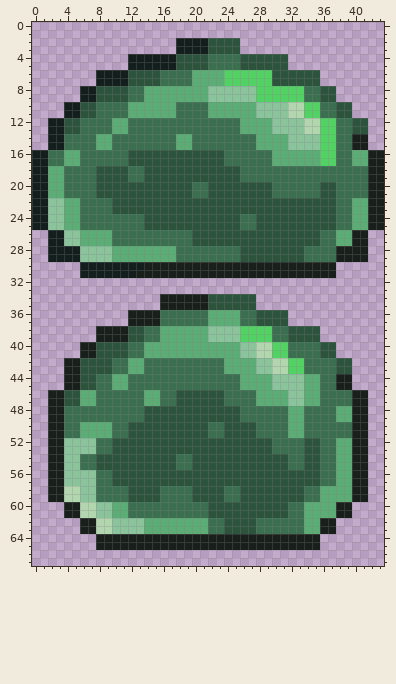
A sprite sheet gets an edit: Content/NPCs/Enemies/Moon/RadioactiveSlime.png. The picture above was drawn from the file before the commit.
The file is 44x68 pixels.
Now the later version:
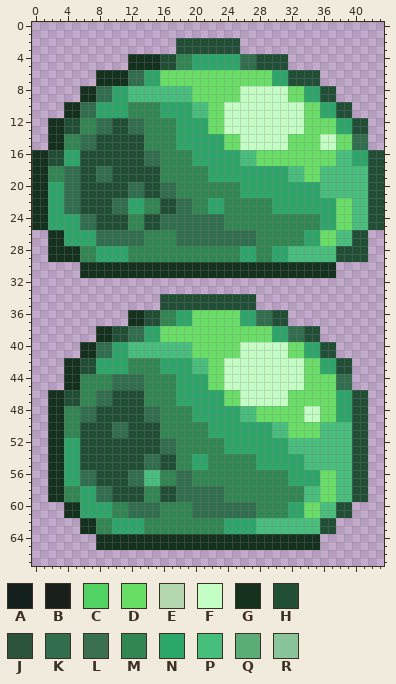
Palette (. is transparent): A #131f1d  B #191f1b  C #51d364  D #66df64  E #b2d7af  F #c3ffc5  G #13311d  H #214f36  J #2c533b  K #306e4d  L #3a704f  M #318751  N #2ba76a  P #46bf7c  Q #5aad74  R #89c49b
The author wrote: Ilmenite no longer sends things into orbit. Radioactive slime resprite
The edit:
@@ x 0..43 @@
  1 ............................................
- 2 ..................AAAAJJJJ..................
- 3 ..................AAAAJJJJ..................
- 4 ............AAAAAAJJJJLLLLJJJJJJ............
- 5 ............AAAAAAJJJJLLLLJJJJJJ............
- 6 ........AAAAJJJJLLLLQQQQCCCCCCJJJJJJ........
- 7 ........AAAAJJJJLLLLQQQQCCCCCCJJJJJJ........
- 8 ......AAJJJJLLQQQQQQQQRRRRRRCCCCCCLLJJ......
- 9 ......AAJJJJLLQQQQQQQQRRRRRRCCCCCCLLJJ......
-10 ....AAJJLLLLQQQQQQLLLLQQQQQQRRRREECCLLJJ....
-11 ....AAJJLLLLQQQQQQLLLLQQQQQQRRRREECCLLJJ....
-12 ..AAJJLLLLQQLLLLLLLLLLLLLLQQQQRRRREECCLLJJ..
-13 ..AAJJLLLLQQLLLLLLLLLLLLLLQQQQRRRREECCLLJJ..
-14 ..AALLLLQQLLLLLLLLQQLLLLLLLLQQQQRRRRCCLLBB..
-15 ..AALLLLQQLLLLLLLLQQLLLLLLLLQQQQRRRRCCLLBB..
-16 AALLQQLLLLLLJJJJJJJJJJJJLLLLLLQQQQQQCCLLQQBB
-17 AALLQQLLLLLLJJJJJJJJJJJJLLLLLLQQQQQQCCLLQQBB
-18 AAQQLLLLJJJJLLJJJJJJJJJJJJLLLLLLLLLLLLLLLLBB
-19 AAQQLLLLJJJJLLJJJJJJJJJJJJLLLLLLLLLLLLLLLLBB
-20 AAQQLLLLJJJJJJJJJJJJLLJJJJJJJJLLLLLLJJLLLLBB
-21 AAQQLLLLJJJJJJJJJJJJLLJJJJJJJJLLLLLLJJLLLLBB
-22 AARRQQLLLLJJJJJJJJJJJJJJJJJJJJJJJJJJJJLLQQBB
-23 AARRQQLLLLJJJJJJJJJJJJJJJJJJJJJJJJJJJJLLQQBB
-24 AARRQQLLLLLLLLJJJJJJJJJJJJLLJJJJJJJJJJLLQQBB
-25 AARRQQLLLLLLLLJJJJJJJJJJJJLLJJJJJJJJJJLLQQBB
-26 ..AARRQQQQLLLLLLLLLLJJJJJJJJJJJJJJJJLLQQBB..
-27 ..AARRQQQQLLLLLLLLLLJJJJJJJJJJJJJJJJLLQQBB..
-28 ..AAAARRRRQQQQQQQQLLLLLLLLJJJJJJJJLLLLBBBB..
-29 ..AAAARRRRQQQQQQQQLLLLLLLLJJJJJJJJLLLLBBBB..
-30 ......AAAAAAAABBBBBBBBBBBBBBBBBBBBBBBB......
-31 ......AAAAAAABBBBBBBBBBBBBBBBBBBBBBBBB......
+ 2 ..................HHHHHHHH..................
+ 3 ..................HHHHHHHH..................
+ 4 ............GGGGHHMMNNNNNNKKHHHH............
+ 5 ............GGGGHHMMNNNNNNKKHHHH............
+ 6 ........GGGGKKNNDDDDDDDDDDDDDDNNHHHH........
+ 7 ........GGGGKKNNDDDDDDDDDDDDDDNNHHHH........
+ 8 ......GGKKNNPPPPPPPPDDDDDDFFFFFFDDNNHH......
+ 9 ......GGKKNNPPPPPPPPDDDDDDFFFFFFDDNNHH......
+10 ....GGKKNNNNMMMMNNNNPPDDFFFFFFFFFFDDNNHH....
+11 ....GGKKNNNNMMMMNNNNPPDDFFFFFFFFFFDDNNHH....
+12 ..GGHHMMKKHHKKMMMMNNNNDDFFFFFFFFFFDDDDNNHH..
+13 ..GGHHMMKKHHKKMMMMNNNNDDFFFFFFFFFFDDDDNNHH..
+14 ..GGMMKKHHHHHHMMMMNNNNNNDDFFFFFFDDDDFFDDKK..
+15 ..GGMMKKHHHHHHMMMMNNNNNNDDFFFFFFDDDDFFDDKK..
+16 GGHHNNHHHHHHHHKKMMMMNNNNNNPPDDDDDDDDDDPPNNHH
+17 GGHHNNHHHHHHHHKKMMMMNNNNNNPPDDDDDDDDDDPPNNHH
+18 GGMMKKHHKKHHHHHHMMMMMMNNNNNNNNNNPPDDPPPPPPHH
+19 GGMMKKHHKKHHHHHHMMMMMMNNNNNNNNNNPPDDPPPPPPHH
+20 GGNNKKHHHHHHKKHHKKMMMMMMMMNNNNNNNNNNPPPPPPHH
+21 GGNNKKHHHHHHKKHHKKMMMMMMMMNNNNNNNNNNPPPPPPHH
+22 GGNNKKHHHHKKNNMMHHKKMMNNMMMMMMNNNNNNNNDDPPHH
+23 GGNNKKHHHHKKNNMMHHKKMMNNMMMMMMNNNNNNNNDDPPHH
+24 GGNNNNKKHHHHMMHHKKKKKKKKMMMMMMMMMMMMNNDDPPHH
+25 GGNNNNKKHHHHMMHHKKKKKKKKMMMMMMMMMMMMNNDDPPHH
+26 ..GGNNNNKKKKKKMMMMKKKKKKKKKKMMMMMMNNDDPPHH..
+27 ..GGNNNNKKKKKKMMMMKKKKKKKKKKMMMMMMNNDDPPHH..
+28 ..GGGGMMNNNNMMMMMMMMMMMMMMNNMMNNPPPPPPHHHH..
+29 ..GGGGMMNNNNMMMMMMMMMMMMMMNNMMNNPPPPPPHHHH..
+30 ......GGGGGGGGGGGGGGGGGGGGGGGGGGGGGGGG......
+31 ......GGGGGGGGGGGGGGGGGGGGGGGGGGGGGGGG......
 32 ............................................
 33 ............................................
-34 ................BBBBBBJJJJJJ................
-35 ................BBBBBBJJJJJJ................
-36 ............BBBBLLLLLLQQQQLLJJJJ............
-37 ............BBBBLLLLLLQQQQLLJJJJ............
-38 ........BBBBJJLLQQQQQQRRRRCCCCLLJJJJ........
-39 ........BBBBJJLLQQQQQQRRRRCCCCLLJJJJ........
-40 ......BBJJJJLLQQQQQQQQQQQQRREECCLLLLJJ......
-41 ......BBJJJJLLQQQQQQQQQQQQRREECCLLLLJJ......
-42 ....BBJJJJLLQQLLLLLLLLLLQQQQRREECCLLLLJJ....
-43 ....BBJJJJLLQQLLLLLLLLLLQQQQRREECCLLLLJJ....
-44 ....BBJJLLQQLLLLLLLLLLLLLLQQQQRRRRQQLLBB....
-45 ....BBJJLLQQLLLLLLLLLLLLLLQQQQRRRRQQLLBB....
-46 ..BBJJQQLLLLLLQQLLJJJJJJLLLLQQQQRRQQLLLLBB..
-47 ..BBJJQQLLLLLLQQLLJJJJJJLLLLQQQQRRQQLLLLBB..
-48 ..BBLLLLLLLLLLJJJJJJJJJJJJLLLLLLQQLLLLQQBB..
-49 ..BBLLLLLLLLLLJJJJJJJJJJJJLLLLLLQQLLLLQQBB..
-50 ..BBLLQQQQLLJJJJJJJJJJLLJJJJLLLLQQLLLLLLBB..
-51 ..BBLLQQQQLLJJJJJJJJJJLLJJJJLLLLQQLLLLLLBB..
-52 ..BBRRRRLLJJJJJJJJJJJJJJJJJJJJLLLLJJLLQQBB..
-53 ..BBRRRRLLJJJJJJJJJJJJJJJJJJJJLLLLJJLLQQBB..
-54 ..BBRRLLJJJJJJJJJJLLJJJJJJJJJJJJLLJJLLQQBB..
-55 ..BBRRLLJJJJJJJJJJLLJJJJJJJJJJJJLLJJLLQQBB..
-56 ..BBRRRRLLJJJJJJJJJJJJJJJJJJJJJJJJJJLLQQBB..
-57 ..BBRRRRLLJJJJJJJJJJJJJJJJJJJJJJJJJJLLQQBB..
-58 ..BBEERRLLLLJJJJLLLLJJJJLLJJJJJJJJLLQQQQBB..
-59 ..BBEERRLLLLJJJJLLLLJJJJLLJJJJJJJJLLQQQQBB..
-60 ....BBEERRQQLLLLLLLLLLJJJJJJJJJJLLQQQQBB....
-61 ....BBEERRQQLLLLLLLLLLJJJJJJJJJJLLQQQQBB....
-62 ......BBEERRRRQQQQQQQQLLJJJJLLLLLLQQBB......
-63 ......BBEERRRRQQQQQQQQLLJJJJLLLLLLQQBB......
-64 ........BBBBBBBBBBBBBBBBBBBBBBBBBBBB........
-65 ........BBBBBBBBBBBBBBBBBBBBBBBBBBBB........
+34 ................HHHHHHHHHHHH................
+35 ................HHHHHHHHHHHH................
+36 ............GGHHMMNNDDDDDDNNKKHH............
+37 ............GGHHMMNNDDDDDDNNKKHH............
+38 ........GGHHKKNNDDDDDDDDDDDDDDNNKKHH........
+39 ........GGHHKKNNDDDDDDDDDDDDDDNNKKHH........
+40 ......GGKKNNPPPPPPPPDDDDDDFFFFFFDDNNHH......
+41 ......GGKKNNPPPPPPPPDDDDDDFFFFFFDDNNHH......
+42 ....GGHHNNNNMMMMNNNNPPDDFFFFFFFFFFDDNNHH....
+43 ....GGHHNNNNMMMMNNNNPPDDFFFFFFFFFFDDNNHH....
+44 ....GGMMMMKKKKMMMMNNNNDDFFFFFFFFFFDDDDKK....
+45 ....GGMMMMKKKKMMMMNNNNDDFFFFFFFFFFDDDDKK....
+46 ..GGHHMMKKHHHHMMMMNNNNNNDDFFFFFFDDDDDDNNHH..
+47 ..GGHHMMKKHHHHMMMMNNNNNNDDFFFFFFDDDDDDNNHH..
+48 ..GGMMKKHHHHHHKKMMMMNNNNNNPPDDDDDDFFDDNNHH..
+49 ..GGMMKKHHHHHHKKMMMMNNNNNNPPDDDDDDFFDDNNHH..
+50 ..GGMMHHHHKKHHHHMMMMMMNNNNNNNNPPDDDDPPPPHH..
+51 ..GGMMHHHHKKHHHHMMMMMMNNNNNNNNPPDDDDPPPPHH..
+52 ..GGNNHHHHHHHHHHKKMMMMMMNNNNNNNNPPPPPPPPHH..
+53 ..GGNNHHHHHHHHHHKKMMMMMMNNNNNNNNPPPPPPPPHH..
+54 ..GGNNHHHHHHHHKKHHMMNNMMMMMMNNNNNNPPPPPPHH..
+55 ..GGNNHHHHHHHHKKHHMMNNMMMMMMNNNNNNPPPPPPHH..
+56 ..GGNNKKHHHHKKPPMMKKMMMMMMMMMMMMNNNNDDPPHH..
+57 ..GGNNKKHHHHKKPPMMKKMMMMMMMMMMMMNNNNDDPPHH..
+58 ..GGMMNNKKHHHHMMHHKKKKKKMMMMMMMMMMPPDDPPHH..
+59 ..GGMMNNKKHHHHMMHHKKKKKKMMMMMMMMMMPPDDPPHH..
+60 ....GGNNNNMMKKKKMMMMKKKKKKKKMMMMNNDDPPHH....
+61 ....GGNNNNMMKKKKMMMMKKKKKKKKMMMMNNDDPPHH....
+62 ......GGMMNNNNMMMMMMMMMMNNNNPPPPPPPPHH......
+63 ......GGMMNNNNMMMMMMMMMMNNNNPPPPPPPPHH......
+64 ........GGGGGGGGGGGGGGGGGGGGGGGGGGGG........
+65 ........GGGGGGGGGGGGGGGGGGGGGGGGGGGG........
 66 ............................................
Pixel boxes of the changes (left, top, right, bottom) in both pictures:
changed: (32, 38, 384, 550)
